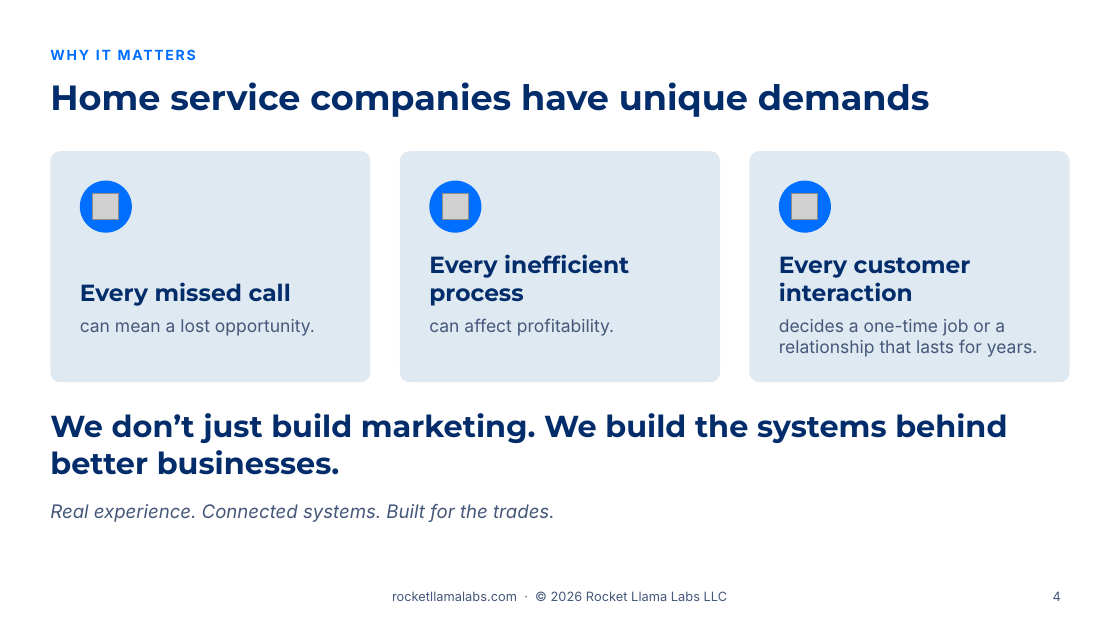
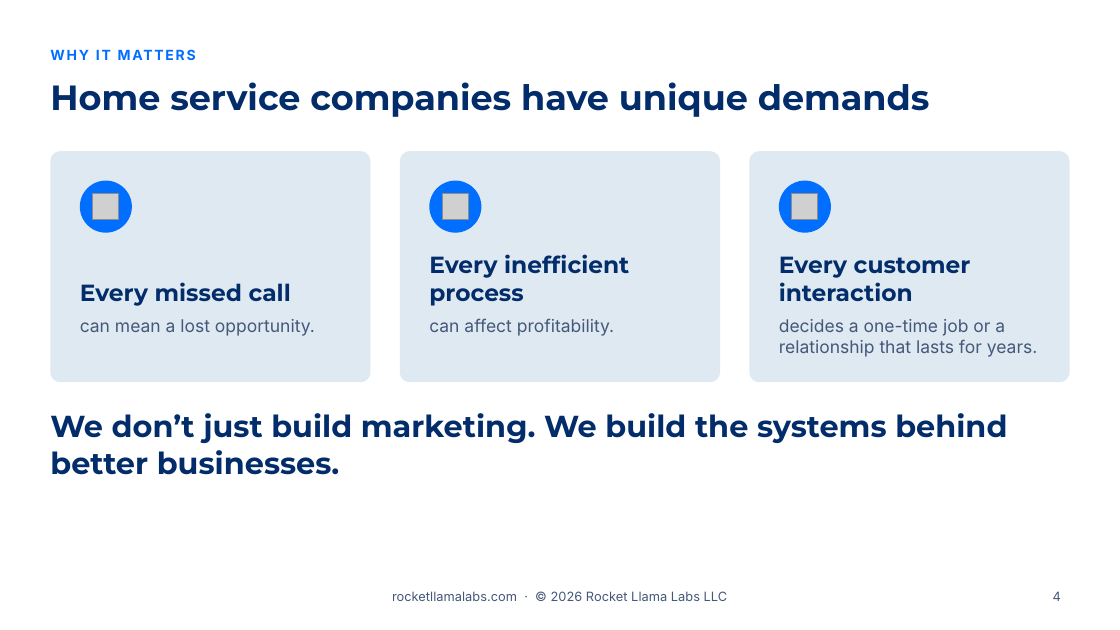
Before and after one commit to RocketLlamaLabs/rocketllama-website, a slide deck: slide 4 of public/slides/v1/rocket-llama-labs-sales-presentation-v1.pptx. Drawn at 1120x630 pixels with LibreOffice and Linux fonts; fonts in the diff are those of the drawing; grey boxes stand for pictures; background and template pictures are left out. Boxes give left, top, right and bottom in pixels: in the first picture for what was removed or moved away, otherwise in the second. Text is boxed around its words. In the diff, an @@ line names an element or a change of style, - is before the commit and + after.

```diff
--- a/public/slides/v1/rocket-llama-labs-sales-presentation-v1.pptx
+++ b/public/slides/v1/rocket-llama-labs-sales-presentation-v1.pptx
@@ text removed at [50, 504, 555, 522] @@
-Real experience. Connected systems. Built for the trades.
```
Also in this commit, not shown: 4 other slides changed, 1 slide added, 3 slides removed, 15 other files.
